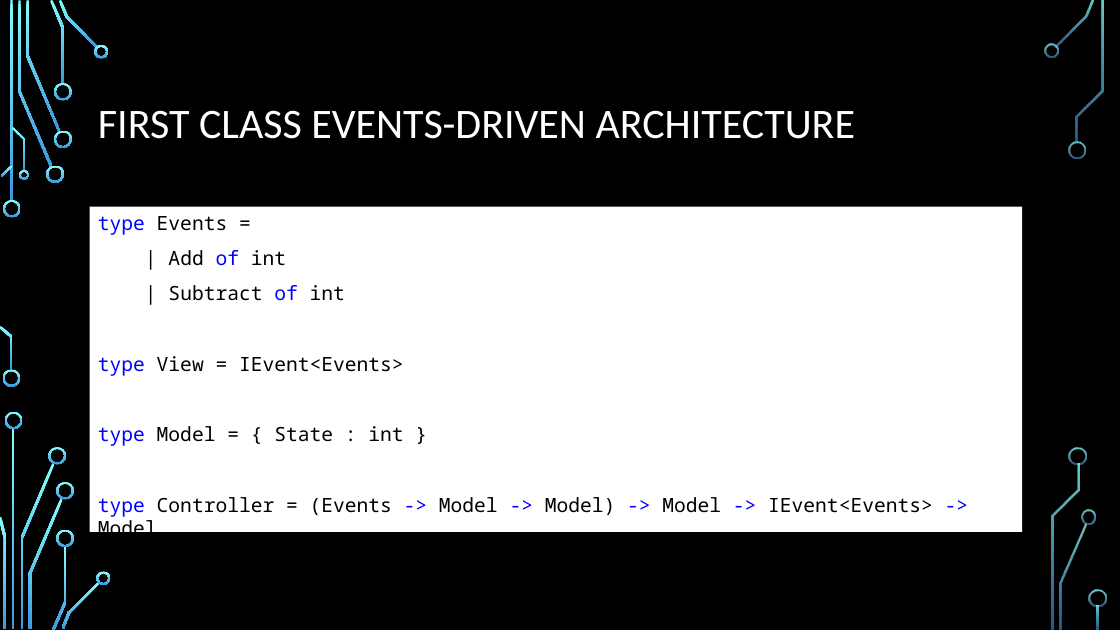
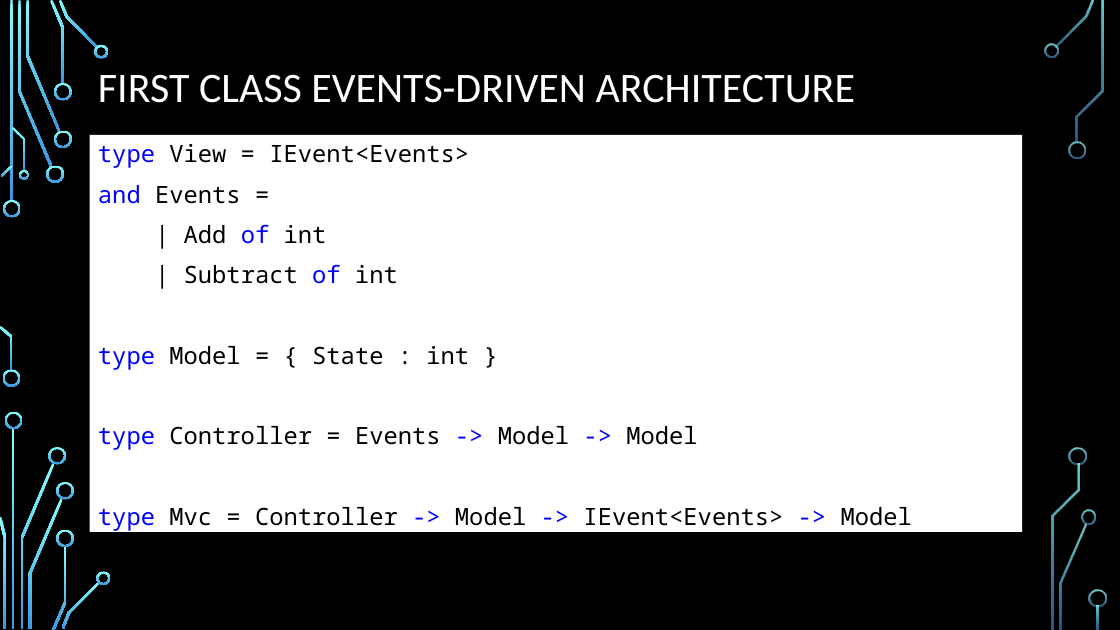
Before and after one commit to dmitry-a-morozov/fsharp-wpf-mvc-series, a slide deck: slide 9 of NYC Meetup.2013-04-23.pptx (slide 7 before the commit). Drawn at 1120x630 pixels with LibreOffice and Linux fonts; fonts in the diff are those of the drawing; background and template pictures are left out. Boxes give left, top, right and bottom in pixels: in the first picture for what was removed or moved away, otherwise in the second. Text is boxed around its words. In the diff, an @@ line names an element or a change of style, - is before the commit and + after.

```diff
--- a/NYC Meetup.2013-04-23.pptx
+++ b/NYC Meetup.2013-04-23.pptx
@@ title "FIRST CLASS EVENTS-DRIVEN ARCHITECTURE" moved from (x1=98, y1=110, x2=855, y2=139) to (x1=98, y1=74, x2=855, y2=103) @@
@@ text "type View = IEvent<Events>" resized from (x1=90, y1=207, x2=1023, y2=532) to (x1=90, y1=134, x2=1023, y2=532) @@
@@ text at (x1=98, y1=144, x2=469, y2=204): text changed; size 16.8 to 20.4 pt @@
-type Events =
+type View = IEvent<Events>
+and Events =
@@ text at (x1=98, y1=224, x2=469, y2=370): size 16.8 to 20.4 pt in "| Add of int", "| Subtract of int", "type Model = { State : int ..." @@
@@ text at (x1=98, y1=356, x2=404, y2=376): paragraph removed @@
-type View = IEvent<Events>
@@ text at (x1=98, y1=426, x2=912, y2=531): text changed; size 16.8 to 20.4 pt @@
-type Controller = (Events -> Model -> Model) -> Model -> IEvent<Events> -> Model
+type Controller = Events -> Model -> Model
+type Mvc = Controller -> Model -> IEvent<Events> -> Model
```
Also in this commit, not shown: 6 other slides changed, 2 slides added, 3 other files.
